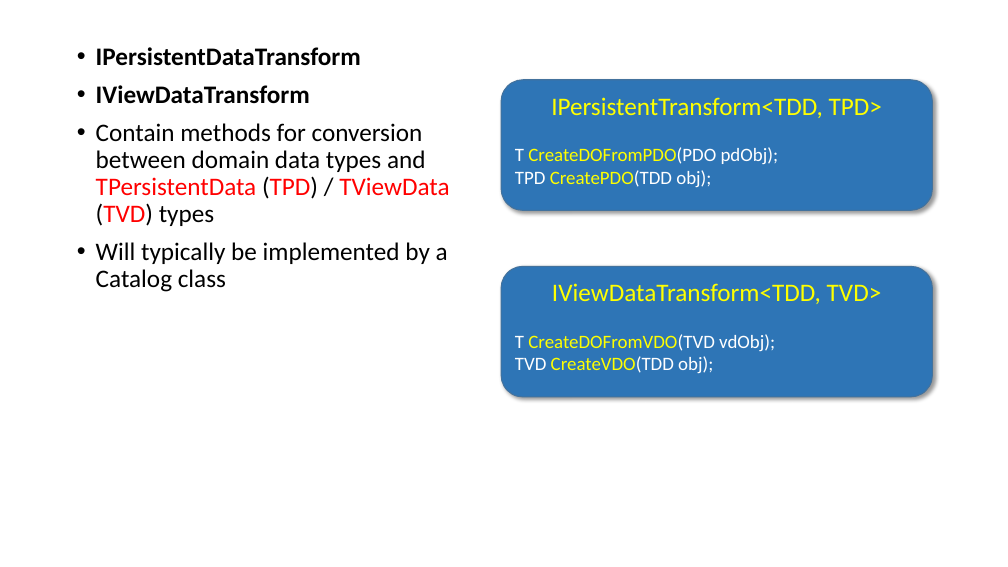
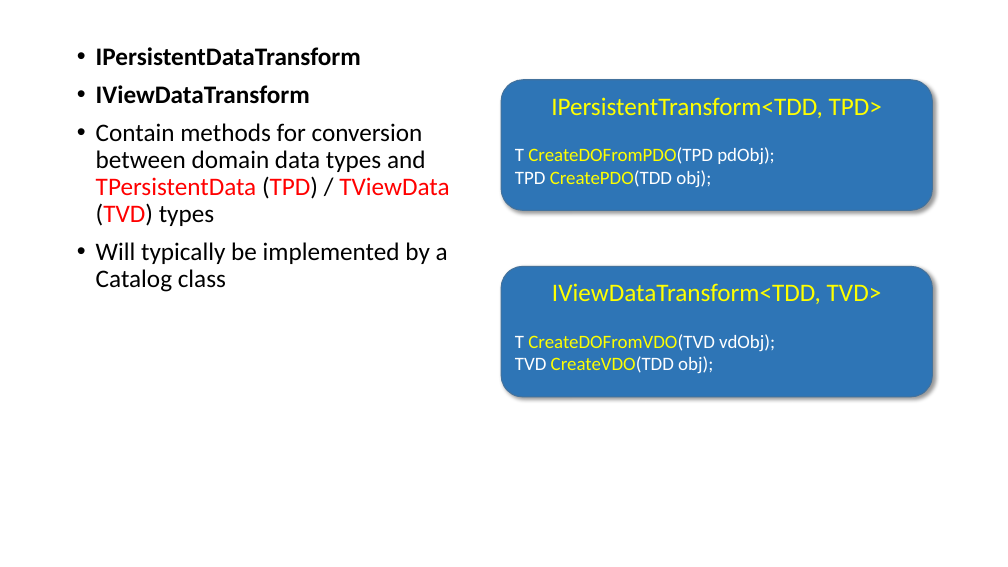
Before and after one commit to perl-easj/Teaching-materials, a slide deck: slide 32 of CSharpProgramming/Presentations/MVVMStarter/MVVMStarter2018 Class Library.pptx. Drawn at 1008x567 pixels with LibreOffice and Linux fonts; fonts in the diff are those of the drawing. Boxes give left, top, right and bottom in pixels: in the first picture for what was removed or moved away, otherwise in the second. Text is boxed around its words. In the diff, an @@ line names an element or a change of style, - is before the commit and + after.

Commit message:
Fixed various typos and graphical inconsistencies
In the MVVMStarter2018 documentation

```diff
--- a/CSharpProgramming/Presentations/MVVMStarter/MVVMStarter2018 Class Library.pptx
+++ b/CSharpProgramming/Presentations/MVVMStarter/MVVMStarter2018 Class Library.pptx
@@ text in rounded rectangle at box(515, 147, 775, 164): text changed @@
-T CreateDOFromPDO(PDO pdObj);
+T CreateDOFromPDO(TPD pdObj);
```
Also in this commit, not shown: 20 other slides changed, 2 slides added.
